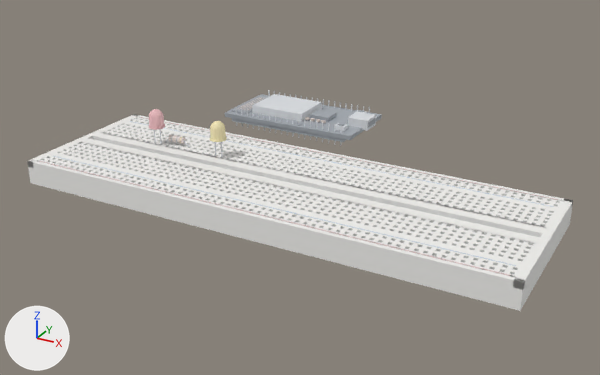
Before and after pictures for a commit that changed the glTF model mcp-server/physical_studio/bench/ready/traffic-light/step-5.glb.
One viewpoint serves both versions: a 50 mm camera at (0.1198, -0.2082, 0.1105) aimed at (-0.0064, 0.0213, -0.0042). The axes (+X, +Y, +Z) are drawn at lower left. The lights are the same throughout. The older version comes first. Where no turn or scale is listed for an object, it has been applied to the vertices. Vertices at exactly the same position are counted once.

Script lines for the objects in view, before the commit:
```python
me_breadboard__mesh = bpy.data.meshes.new('breadboard__mesh')
me_breadboard__mesh.from_pydata(...)  # 8308 vertices, 16044 faces; spans x -0.083..0.083, y -0.028..0.028, z 0.0..0.008
me_breadboard__mesh.materials.append(mat_defaultmaterial)
me_uno__mesh = bpy.data.meshes.new('uno__mesh')
me_uno__mesh.from_pydata(...)  # 708 vertices, 1176 faces; spans x -0.0567..0.0005, y 0.051..0.079, z 0.0008..0.009
me_uno__mesh.materials.append(mat_defaultmaterial_001)
ob_breadboard__mesh = bpy.data.objects.new('breadboard__mesh', me_breadboard__mesh)
ob_breadboard__mesh.location = (0.0, 0.0, 0.0)
ob_uno__mesh = bpy.data.objects.new('uno__mesh', me_uno__mesh)
ob_uno__mesh.location = (0.0, 0.0, 0.0)
```
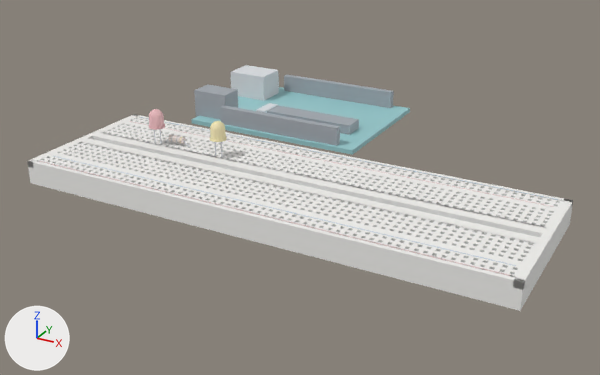
What differs and where, as boxes [x1, y1, x2, y2] in the pictures (600 x 375 px):
'uno__mesh', reshaped (38% wider, 60% taller)
    before: [224, 90, 382, 146]
    after: [191, 65, 410, 155]
part 1 of me_uno__mesh, added (cyan)
    after: [191, 87, 410, 155]
part 2 of me_uno__mesh, added
    after: [231, 65, 279, 101]
part 3 of me_uno__mesh, added
    after: [194, 84, 238, 120]
part 4 of me_uno__mesh, added
    after: [267, 105, 359, 135]
part 5 of me_uno__mesh, added
    after: [256, 103, 277, 113]
part 6 of me_uno__mesh, added
    after: [220, 105, 340, 146]
part 7 of me_uno__mesh, added
    after: [284, 75, 394, 108]
part 8 of me_uno__mesh, deleted
    before: [224, 93, 382, 142]

What the commit changed:
me_uno__mesh is used by ob_uno__mesh; location (0.0, 0.0, 0.0).
me_uno__mesh had 708 vertices, 1176 faces and spanned x -0.0567..0.0005, y 0.051..0.079, z 0.0008..0.009.
me_uno__mesh now has 56 vertices, 84 faces and spans x -0.0672..0.0051, y 0.0383..0.0917, z 0.0038..0.0158.
me_uno__mesh part 1: a new loose piece, a box spanning x -0.0635..0.0051, y 0.0383..0.0917, z 0.0042..0.0058, in mat_defaultmaterial_001.
me_uno__mesh part 2: a new loose piece, a box spanning x -0.0672..-0.0512, y 0.072..0.084, z 0.0048..0.0158, in mat_defaultmaterial_001.
me_uno__mesh part 3: a new loose piece, a box spanning x -0.0652..-0.0512, y 0.0435..0.0525, z 0.0048..0.0158, in mat_defaultmaterial_001.
me_uno__mesh part 4: a new loose piece, a box spanning x -0.0377..-0.0027, y 0.052..0.06, z 0.0058..0.0093, in mat_defaultmaterial_001.
me_uno__mesh part 5: a new loose piece, a box spanning x -0.0452..-0.0412, y 0.056..0.066, z 0.0058..0.0074, in mat_defaultmaterial_001.
me_uno__mesh part 6: a new loose piece, a box spanning x -0.0507..-0.0017, y 0.0397..0.0422, z 0.0038..0.0123, in mat_defaultmaterial_001.
me_uno__mesh part 7: a new loose piece, a box spanning x -0.0507..-0.0017, y 0.0879..0.0904, z 0.0038..0.0123, in mat_defaultmaterial_001.
me_uno__mesh part 8: 274 vertices removed from x -0.0567..0.0005, y 0.051..0.079, z 0.0008..0.009.
Other edits to the shape of me_uno__mesh do not show in these pictures.
